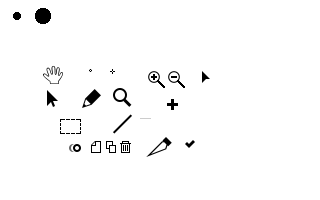
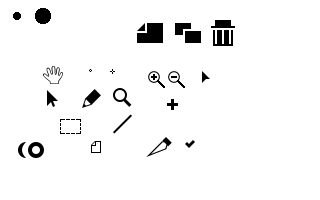
Layered file, before and after one edit (320x200). Changes by layer:
renamed "Shape 2 copy 4" to "onion", painted on it over (18, 142, 81, 158)
hid "Shape 2 copy 7", opacity 60% → 100% over (69, 144, 74, 152)
added layer "trash" in group "icon_delete" over (211, 20, 235, 46)
hid "Shape 2" over (120, 141, 131, 153)
added layer "copy" in group "icon_copy" over (175, 23, 201, 43)
hid "Rectangle 4" over (106, 141, 116, 153)
added layer "new" in group "icon_new" over (137, 23, 163, 43)
